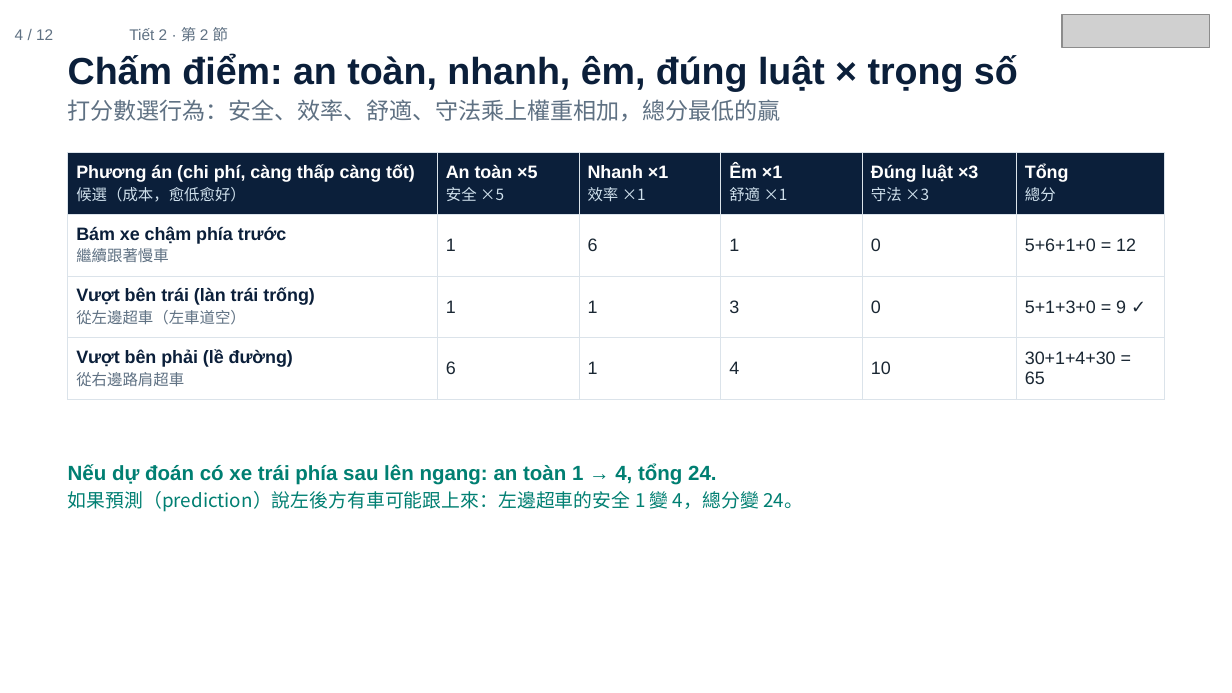
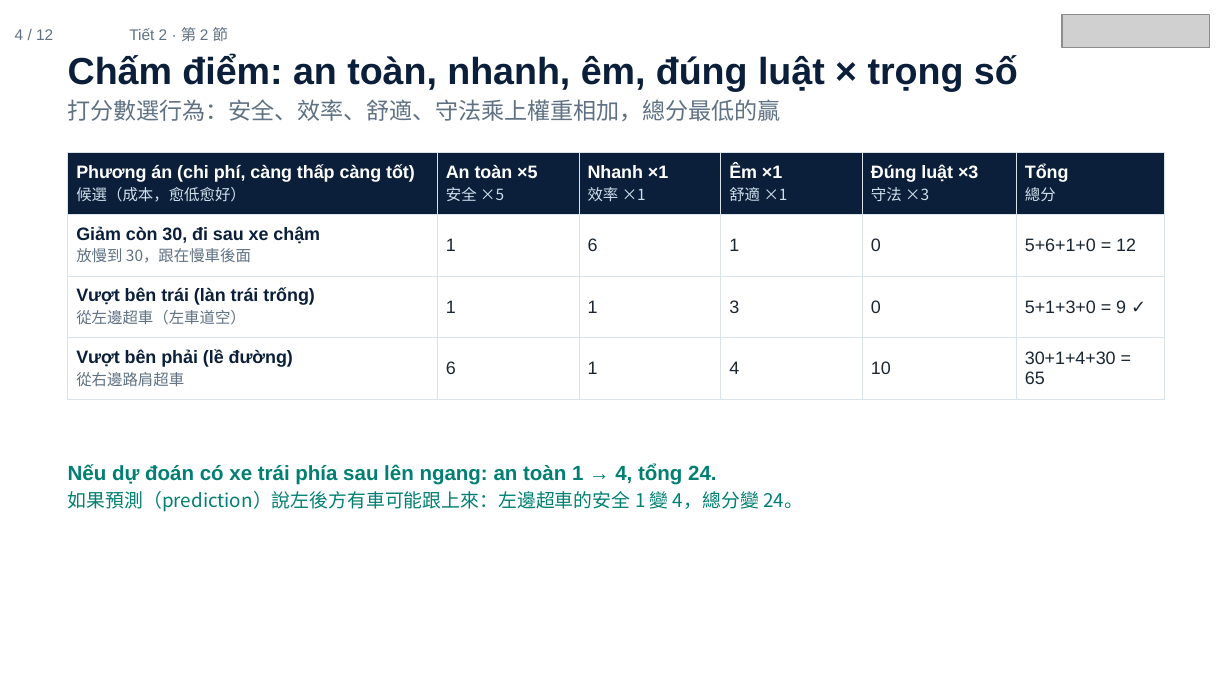
Before and after one commit to ch-neural/MITUST-Principles-of-Self-Driving-Cars, a slide deck: slide 4 of 第十三週(12-03)/第十三週_第2節_簡報.pptx. Drawn at 1232x693 pixels with LibreOffice and Linux fonts; fonts in the diff are those of the drawing; grey boxes stand for pictures. Boxes give left, top, right and bottom in pixels: in the first picture for what was removed or moved away, otherwise in the second. Text is boxed around its words. In the diff, an @@ line names an element or a change of style, - is before the commit and + after.

```diff
--- a/第十三週(12-03)/第十三週_第2節_簡報.pptx
+++ b/第十三週(12-03)/第十三週_第2節_簡報.pptx
@@ table at (68,153,1164,391) @@
-row 2, column 1: Bám xe chậm phía trước / 繼續跟著慢車
+row 2, column 1: Giảm còn 30, đi sau xe chậm / 放慢到 30，跟在慢車後面
```
